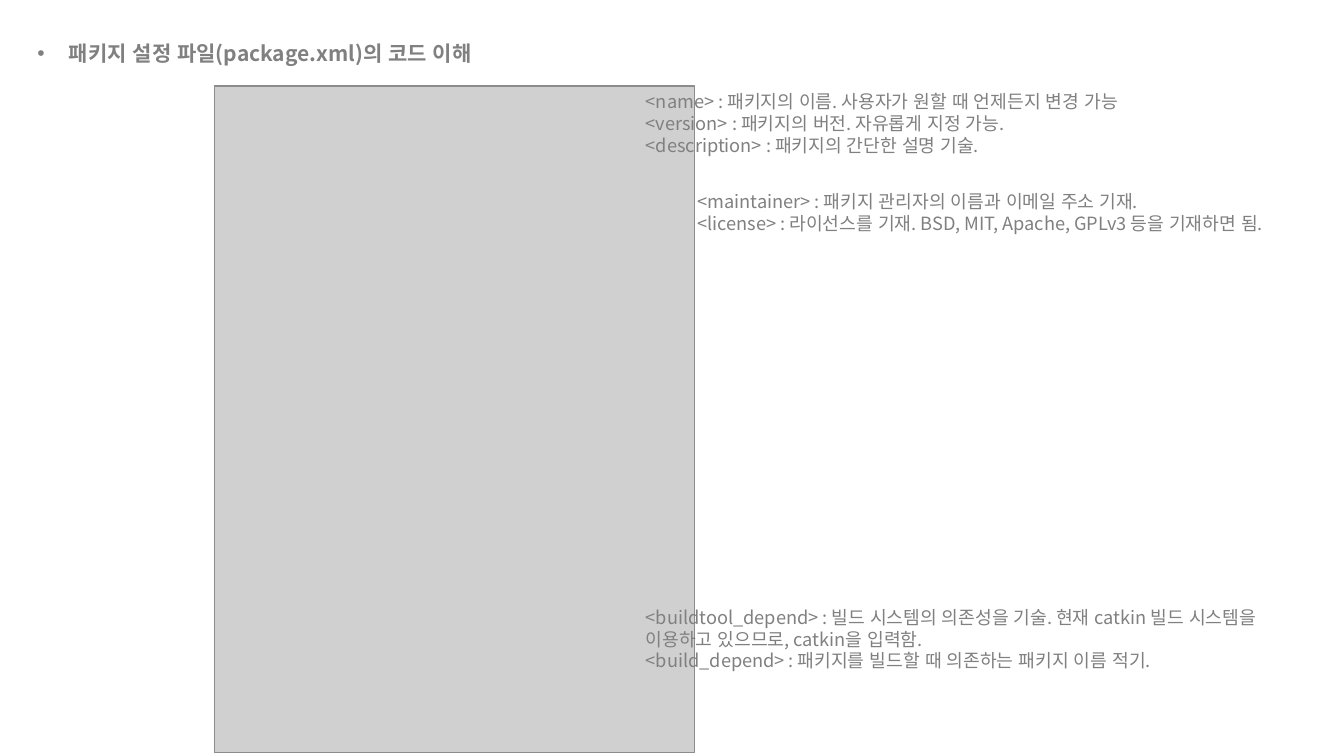
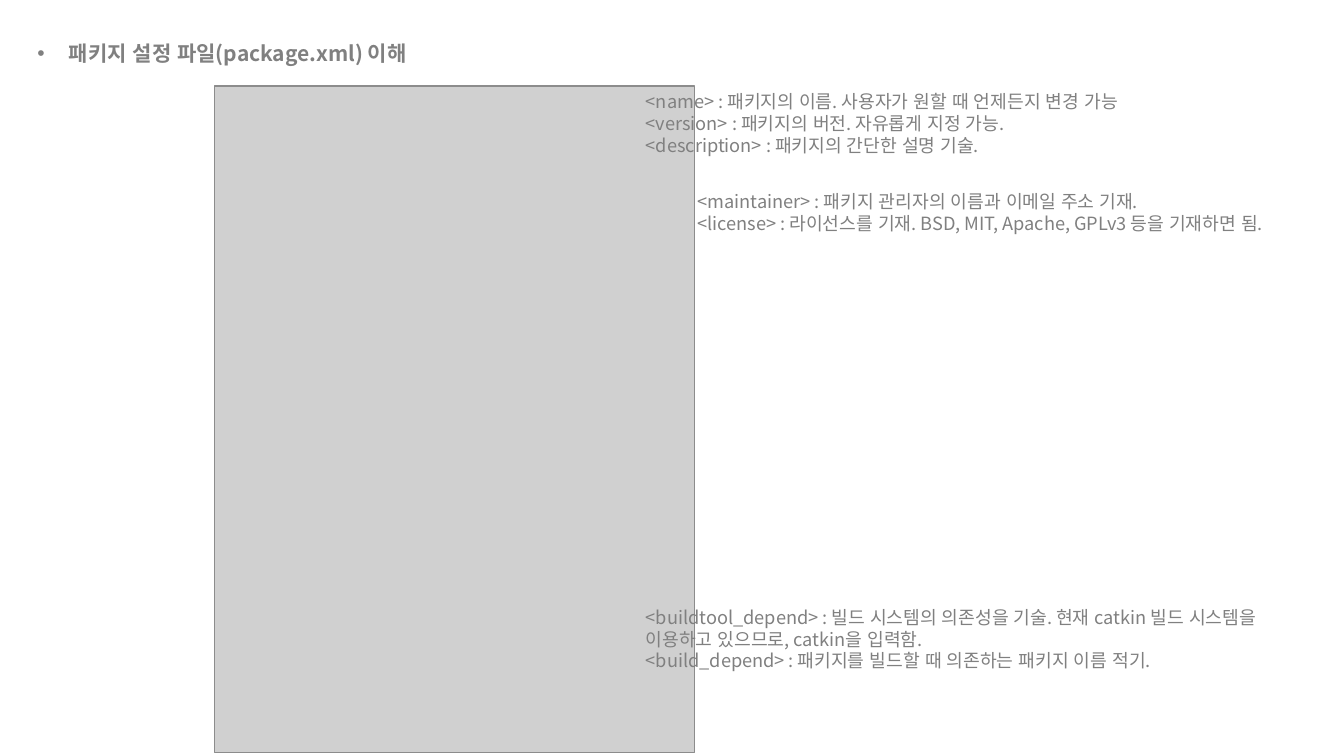
Before and after one commit to choeunyoung0208/silverzero, a slide deck: slide 12 of 200827/20.08.27.pptx. Drawn at 1344x756 pixels with LibreOffice and Linux fonts; fonts in the diff are those of the drawing; grey boxes stand for pictures. Boxes give left, top, right and bottom in pixels: in the first picture for what was removed or moved away, otherwise in the second. Text is boxed around its words. In the diff, an @@ line names an element or a change of style, - is before the commit and + after.

```diff
--- a/200827/20.08.27.pptx
+++ b/200827/20.08.27.pptx
@@ text at [69,43,407,66]: text changed @@
-• 패키지 설정 파일(package.xml)의 코드 이해
+• 패키지 설정 파일(package.xml) 이해
```
Also in this commit, not shown: 4 other slides changed.
